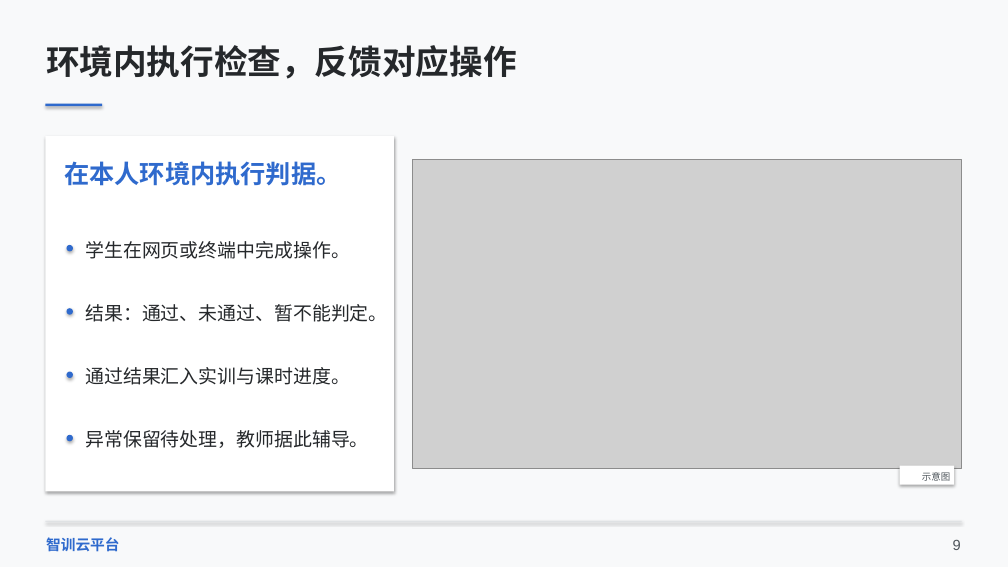
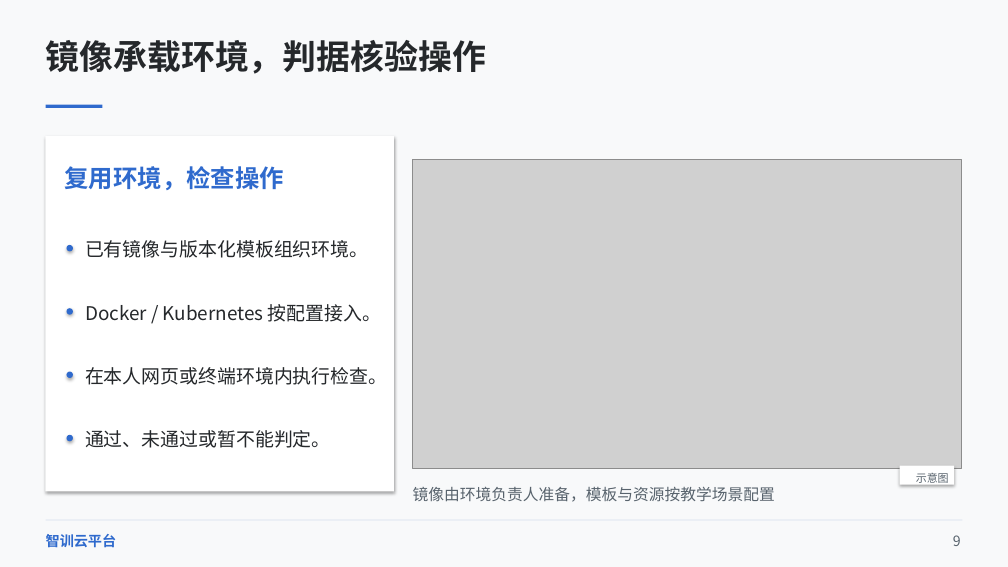
Before and after one commit to throwOctober/zhixun-cloud-showcase, a slide deck: slide 9 of project-overview.pptx. Drawn at 1008x567 pixels with LibreOffice and Linux fonts; fonts in the diff are those of the drawing; grey boxes stand for pictures. Boxes give left, top, right and bottom in pixels: in the first picture for what was removed or moved away, otherwise in the second. Text is boxed around its words. In the diff, an @@ line names an element or a change of style, - is before the commit and + after.

```diff
--- a/project-overview.pptx
+++ b/project-overview.pptx
@@ text at (46,40,487,74): text changed; size 32 to 32.2 pt; font Arial to Noto Sans CJK SC @@
-环境内执行检查，反馈对应操作
+镜像承载环境，判据核验操作
@@ rectangle at (45,105,102,108): shadow off @@
@@ text added at (65,166,285,190), 23.2 pt, text #2F6ACD, bold @@
+复用环境，检查操作
@@ text removed at (85,241,350,259) @@
-学生在网页或终端中完成操作。
@@ text added at (85,240,368,258), 18 pt, text #25282B @@
+已有镜像与版本化模板组织环境。
@@ text added at (85,304,381,322), 18 pt, text #25282B @@
+Docker / Kubernetes 按配置接入。
@@ text at (85,367,387,385): text changed; size 24 to 18 pt; font Arial to Noto Sans CJK SC; text colour #2F6ACD to #25282B; bold off @@
-在本人环境内执行判据。
+在本人网页或终端环境内执行检查。
@@ text removed at (85,367,350,385) @@
-通过结果汇入实训与课时进度。
@@ text at (85,430,331,448): text changed; font Arial to Noto Sans CJK SC @@
-结果：通过、未通过、暂不能判定。
+通过、未通过或暂不能判定。
@@ text removed at (85,430,368,448) @@
-异常保留待处理，教师据此辅导。
@@ text "示意图" at (916,473,949,486): size 9 to 10.5 pt, font Arial to Noto Sans CJK SC, text colour #4E555B to #58636D; alignment right to left; line spacing 1.18 to 1 @@
@@ text added at (413,487,775,502), 15 pt, text #58636D @@
+镜像由环境负责人准备，模板与资源按教学场景配置
@@ text "智训云平台" at (46,534,117,548): size 14 to 13.5 pt, font Arial to Noto Sans CJK SC; line spacing 1.18 to 1 @@
@@ rectangle at (45,520,962,521): fill #DBDEE1 to #D5DFEC; shadow off @@
@@ text "9" at (953,535,961,546): size 14 to 13.5 pt, font Arial to Noto Sans CJK SC, text colour #4E555B to #58636D; line spacing 1.18 to 1 @@
```
Also in this commit, not shown: 5 other slides changed, 3 other files.
